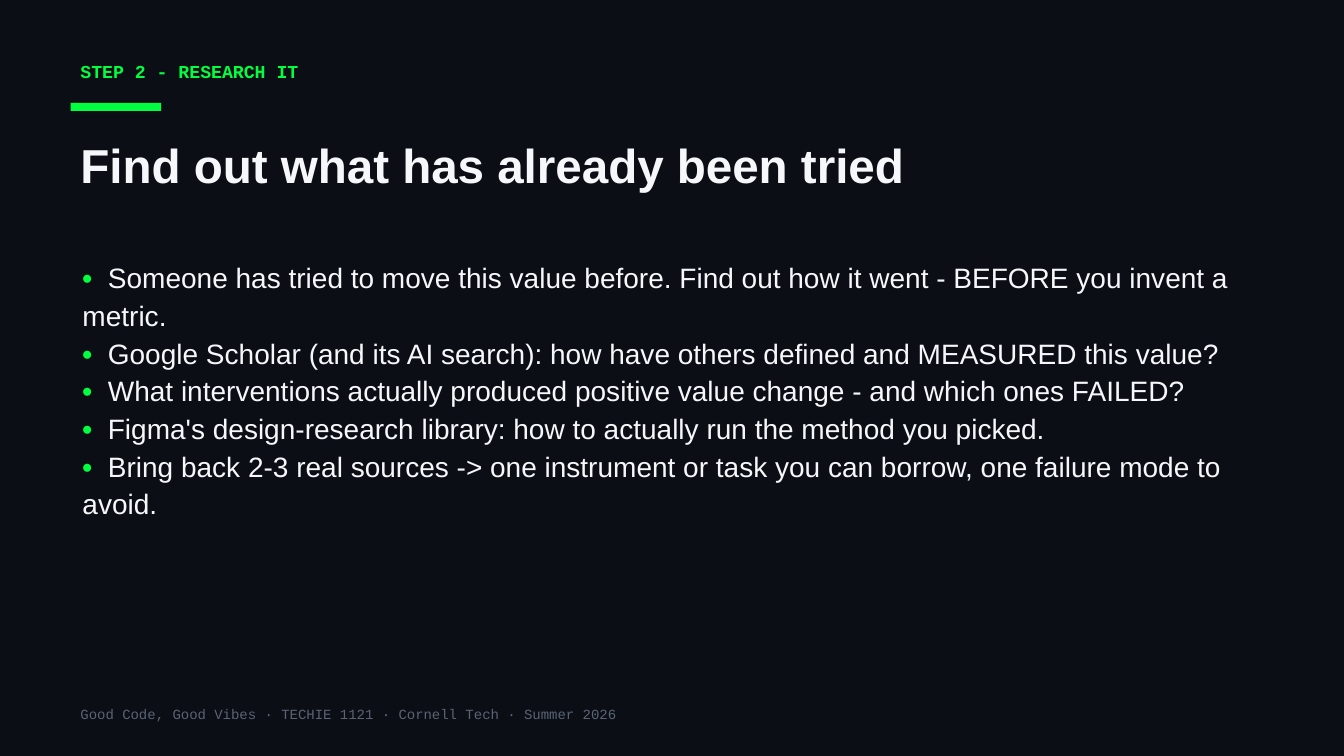
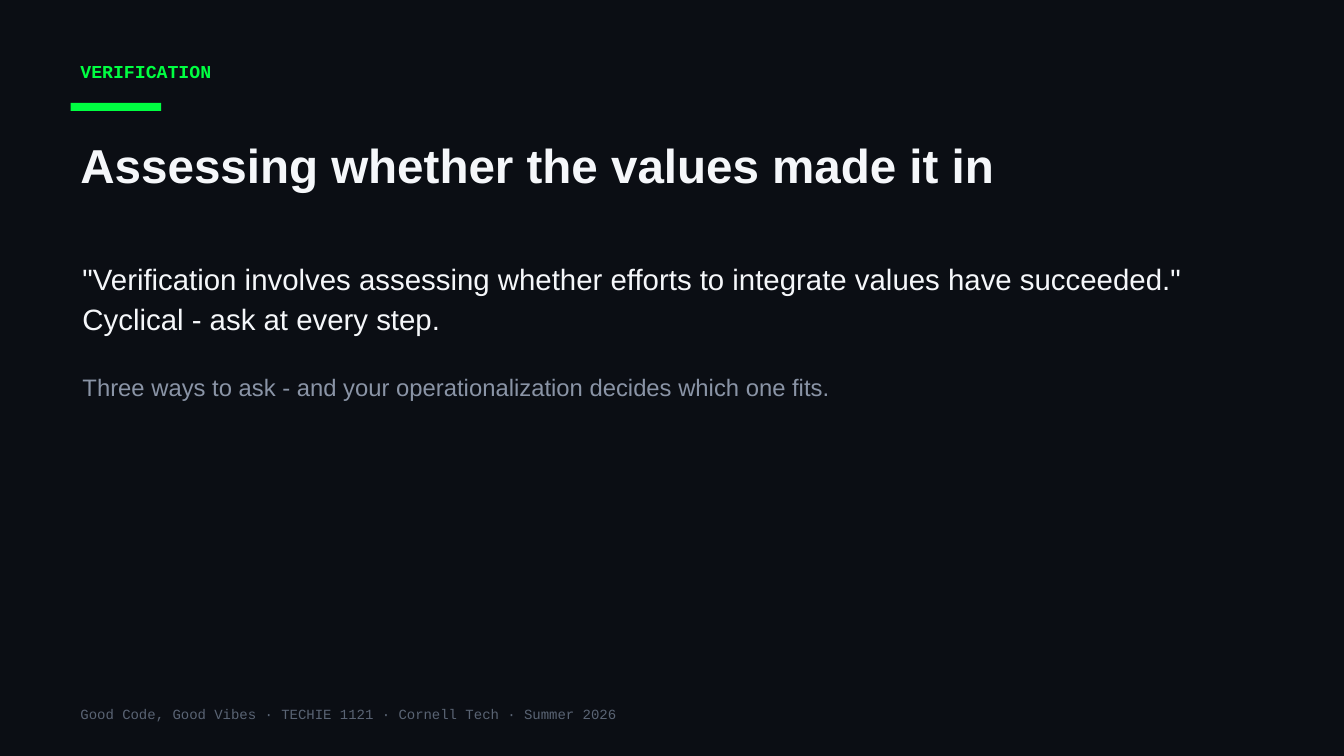
Before and after one commit to Cornell-Tech-Vibe-Coding-Summer-2026/website, a slide deck: slide 22 of slides/Week3-Tue-User-Testing-II.pptx (slide 9 before the commit). Drawn at 1344x756 pixels with LibreOffice and Linux fonts; fonts in the diff are those of the drawing. Boxes give left, top, right and bottom in pixels: in the first picture for what was removed or moved away, otherwise in the second. Text is boxed around its words. In the diff, an @@ line names an element or a change of style, - is before the commit and + after.

```diff
--- a/slides/Week3-Tue-User-Testing-II.pptx
+++ b/slides/Week3-Tue-User-Testing-II.pptx
@@ text at bbox=[80, 66, 211, 78]: text changed @@
-STEP 2 - RESEARCH IT
+VERIFICATION
@@ text at bbox=[80, 148, 994, 192]: text changed @@
-Find out what has already been tried
+Assessing whether the values made it in
@@ text at bbox=[82, 268, 1181, 401]: text changed; size 20 to 21 pt @@
-• Someone has tried to move this value before. Find out how it went - BEFORE you invent a metric.
-• Google Scholar (and its AI search): how have others defined and MEASURED this value?
-• What interventions actually produced positive value change - and which ones FAILED?
-• Figma's design-research library: how to actually run the method you picked.
-• Bring back 2-3 real sources -> one instrument or task you can borrow, one failure mode to avoid.
+"Verification involves assessing whether efforts to integrate values have succeeded." Cyclical - ask at every step.
+Three ways to ask - and your operationalization decides which one fits.
```
Also in this commit, not shown: 14 other slides changed, 16 slides added, 3 slides removed, 12 other files.
